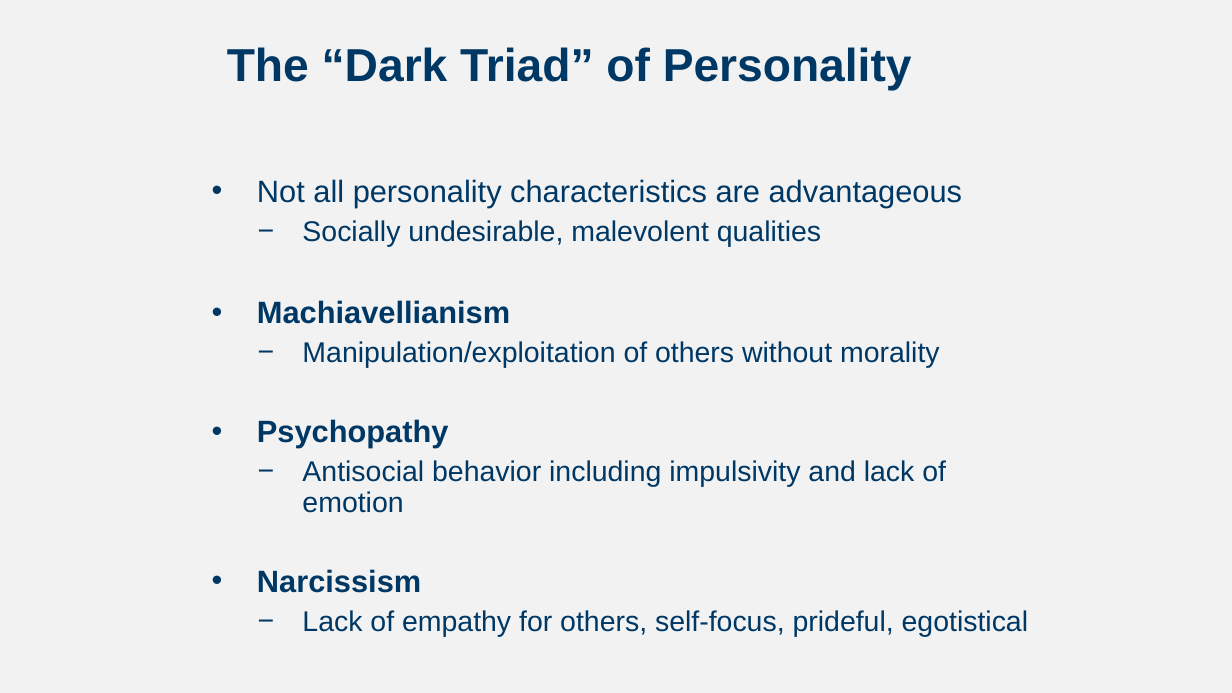
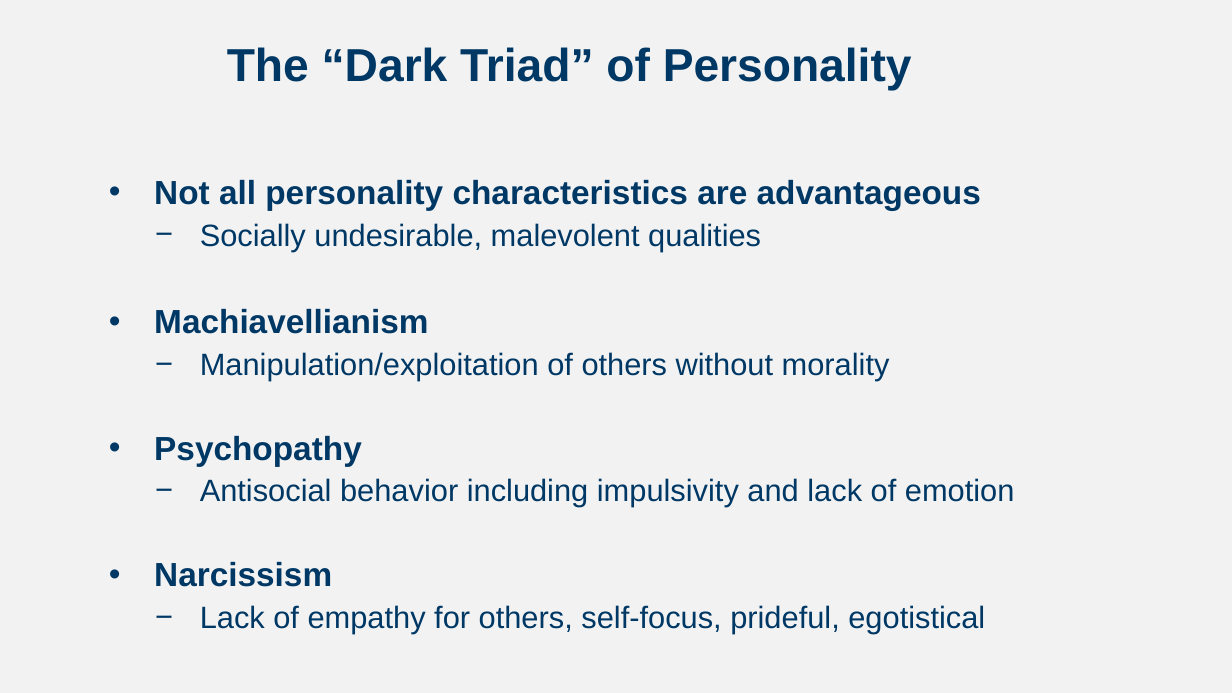
Before and after one commit to npm27/Teaching-Materials, a slide deck: slide 17 of Tests and Eval/Fall 25/Slides/Personality Testing.pptx. Drawn at 1232x693 pixels with LibreOffice and Linux fonts; fonts in the diff are those of the drawing. Boxes give left, top, right and bottom in pixels: in the first picture for what was removed or moved away, otherwise in the second. Text is boxed around its words. In the diff, an @@ line names an element or a change of style, - is before the commit and + after.

```diff
--- a/Tests and Eval/Fall 25/Slides/Personality Testing.pptx
+++ b/Tests and Eval/Fall 25/Slides/Personality Testing.pptx
@@ text "Not all personality characteristics are ...": place and size @@
-text "Not all personality characteristics are ..." at (257, 179, 1028, 637)
+text "Not all personality characteristics are ..." at (154, 179, 1015, 634)
@@ text "Not all personality characteristics are ..." at (154, 179, 1015, 634): size 24.1 to 26 pt in "Not all personality characteristics are advantageous", "Machiavellianism", "Psychopathy", "Narcissism"; bold on in "Not all personality characteristics are advantageous"; size 22.2 to 24 pt in "Socially undesirable, malevolent qualities", "Manipulation/exploitation of others without morality", "Antisocial behavior including impulsivity and lack of ...", "Lack of empathy for others, self-focus, prideful, ..." @@
```
Also in this commit, not shown: 4 other slides changed, 7 slides added, 3 slides removed.
